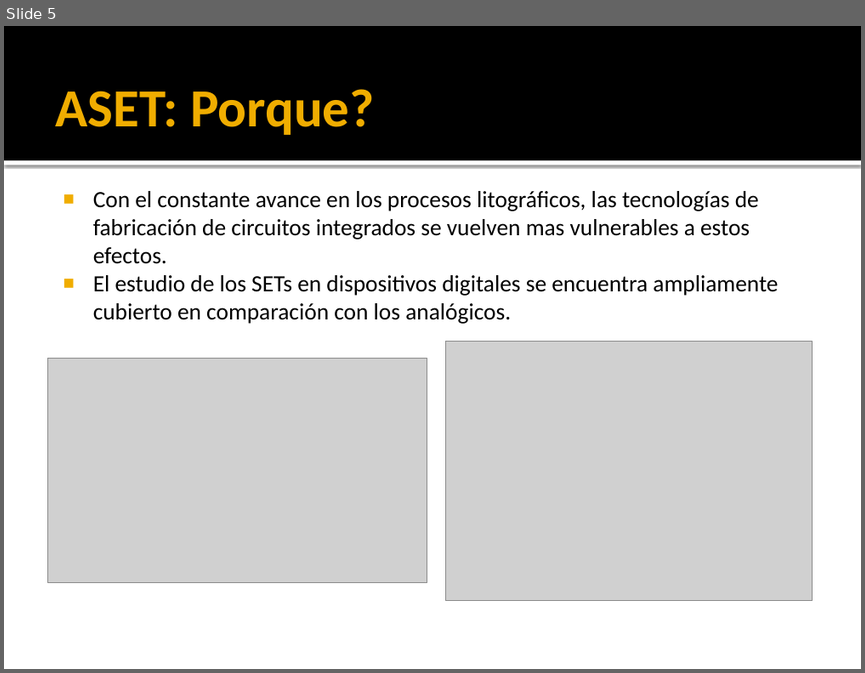
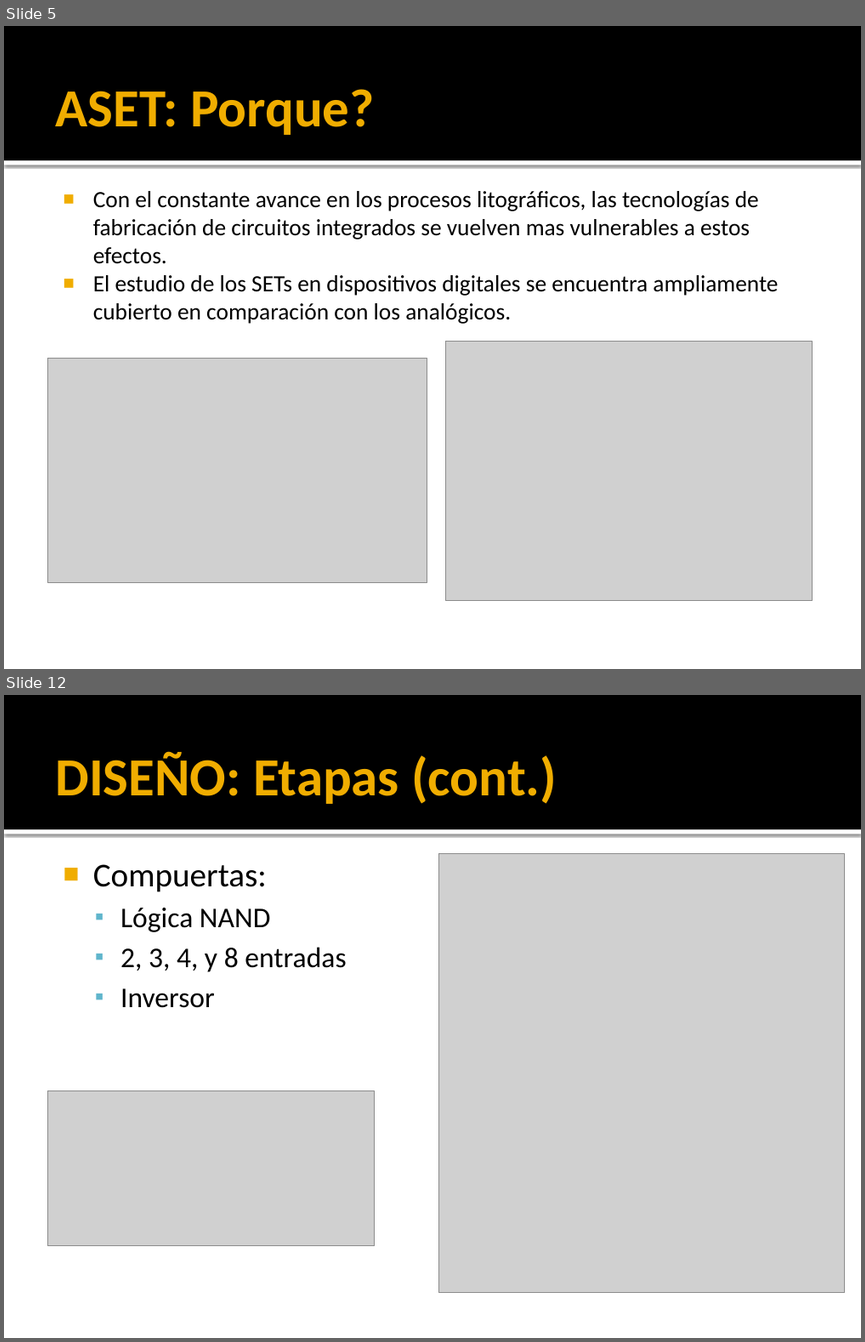
Before and after one commit to ginotkj/fiocs, a slide deck: Documentation/Documentacion/PRESENTACION.pptx. Shown one above the other, each under a label of ours: slide 5 before the commit, slides 5 and 12 after it; the slides between them are not shown. The pictures are 865x673 and 865x1342 pixels, drawn with LibreOffice and Linux fonts; fonts in the diff are those of the drawing; grey boxes stand for pictures. Boxes give left, top, right and bottom in pixels: in the first picture for what was removed or moved away, otherwise in the second. Text is boxed around its words. In the diff, an @@ line names an element or a change of style, - is before the commit and + after.

```diff
--- a/Documentation/Documentacion/PRESENTACION.pptx
+++ b/Documentation/Documentacion/PRESENTACION.pptx
@@ slide 12 added at <box>4,695,861,1338</box>, background #FFFFFF; not listed: 2 template elements that a slide beside it also shows @@
@@ title added at <box>55,751,556,804</box>, 45 pt, text #F0AD00, bold @@
+DISEÑO: Etapas (cont.)
@@ text added at <box>93,864,346,1008</box>, 24 pt, text #000000 @@
+■ Compuertas:
+  ▪ Lógica NAND
+  ▪ 2, 3, 4, y 8 entradas
+  ▪ Inversor
@@ picture added at <box>439,853,845,1293</box> @@
@@ picture added at <box>47,1091,374,1246</box> @@
```
Also in this commit, not shown: 9 other slides added.
